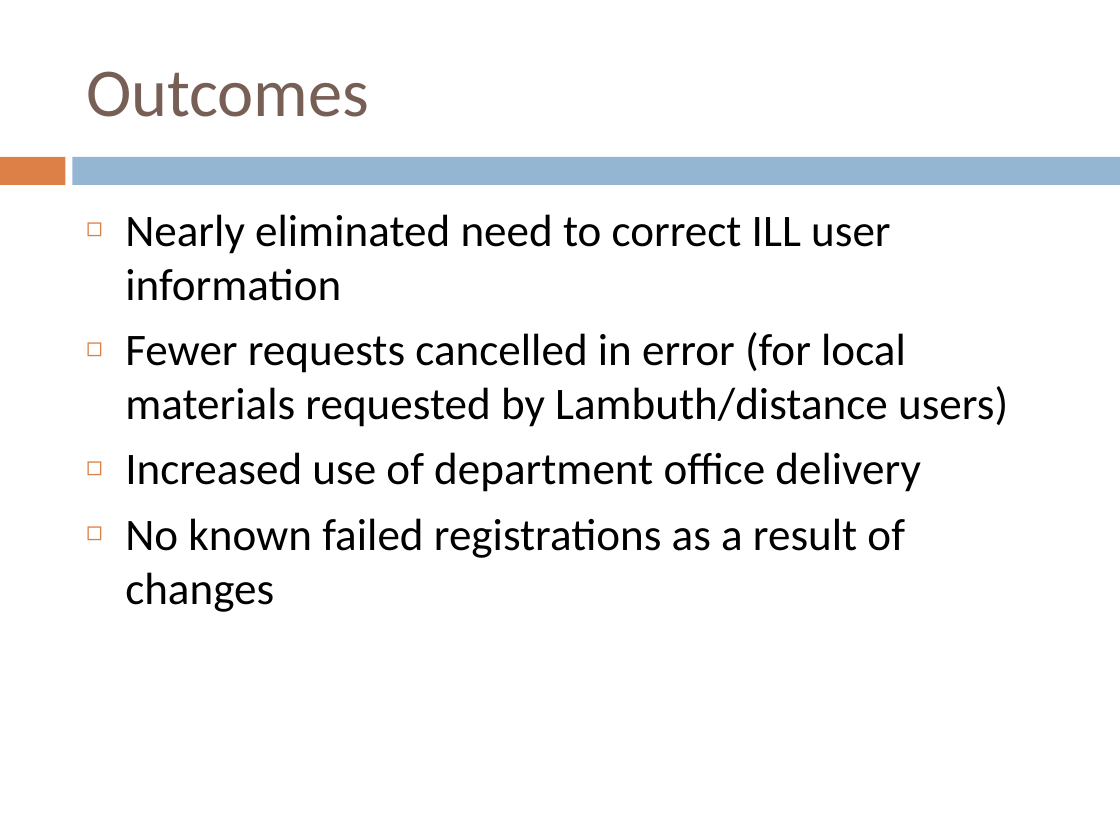
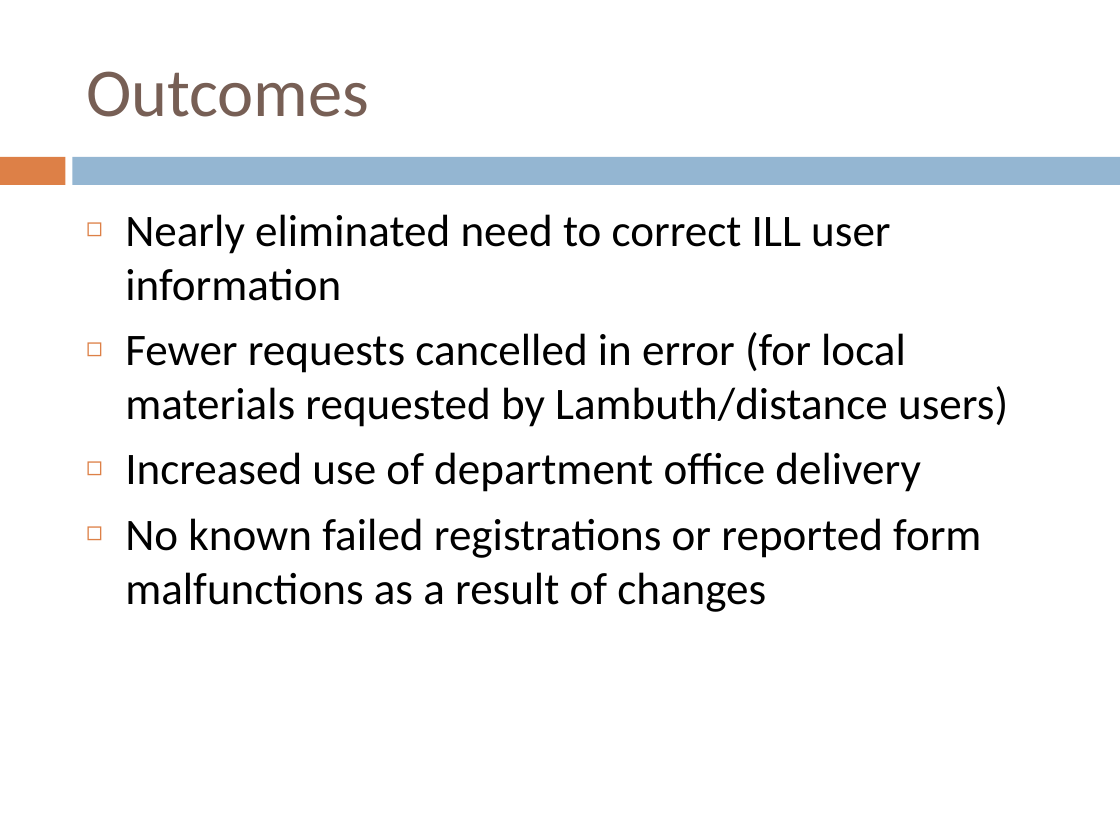
Before and after one commit to mjabaily/ILL, a slide deck: slide 6 of Streamlining Service for Distance Education Library Users.pptx. Drawn at 1120x840 pixels with LibreOffice and Linux fonts; fonts in the diff are those of the drawing. Boxes give left, top, right and bottom in pixels: in the first picture for what was removed or moved away, otherwise in the second. Text is boxed around its words. In the diff, an @@ line names an element or a change of style, - is before the commit and + after.

```diff
--- a/Streamlining Service for Distance Education Library Users.pptx
+++ b/Streamlining Service for Distance Education Library Users.pptx
@@ text at [125, 518, 981, 612]: text changed @@
-◻ No known failed registrations as a result of changes
+◻ No known failed registrations or reported form malfunctions as a result of changes
```
Also in this commit, not shown: 5 other slides changed.
